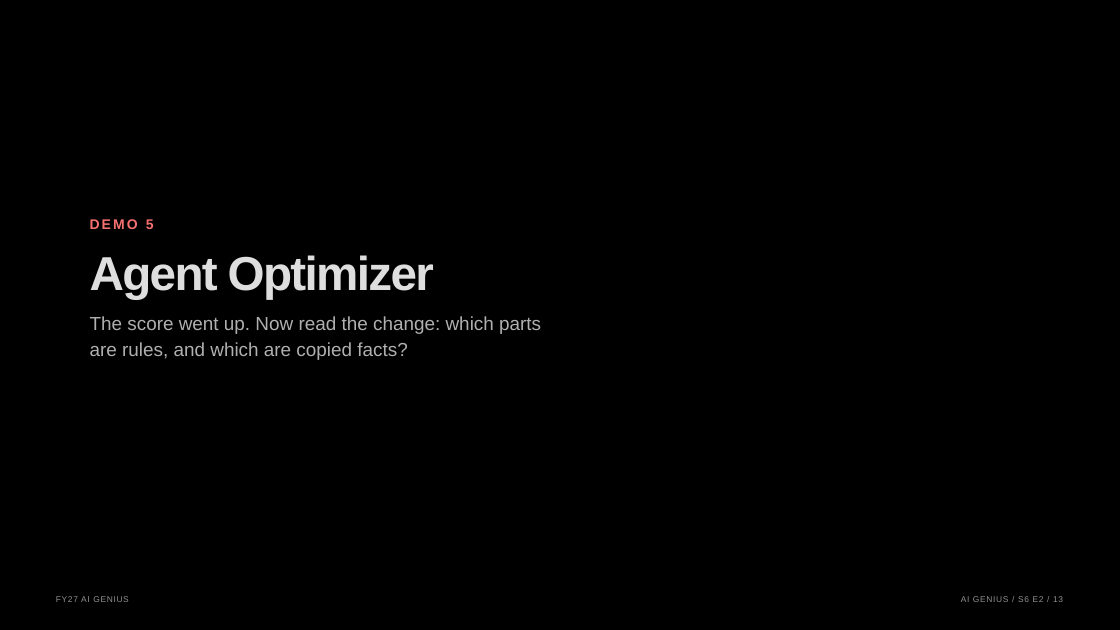
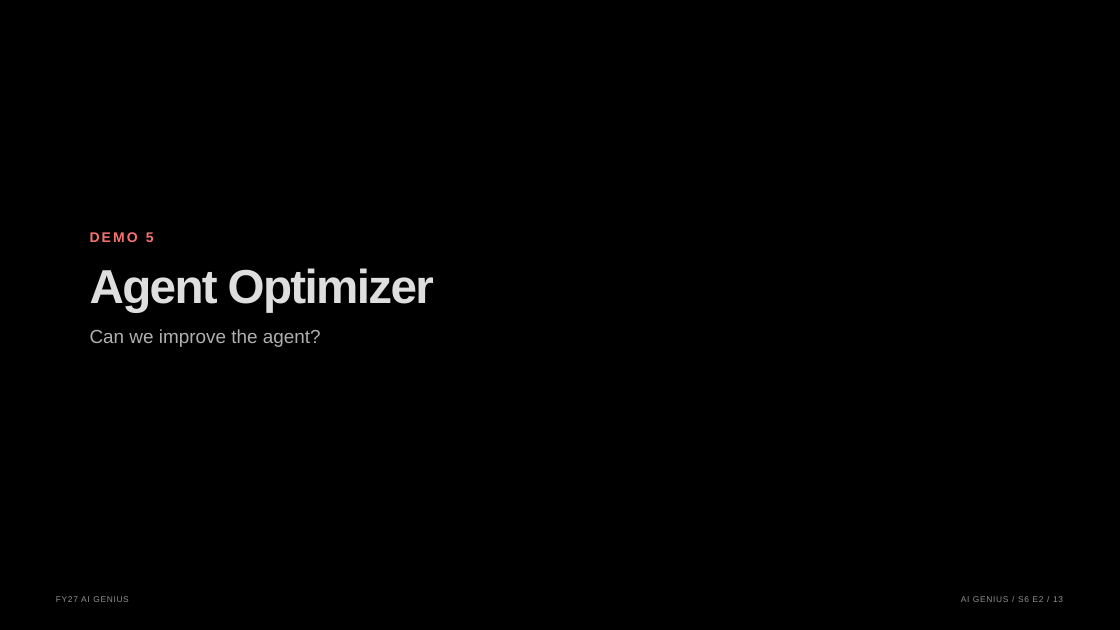
Before and after one commit to graemefoster/FoundryEvalsAndObservability, a slide deck: slide 13 of presentation/presentation.pptx. Drawn at 1120x630 pixels with LibreOffice and Linux fonts; fonts in the diff are those of the drawing; background and template pictures are left out. Boxes give left, top, right and bottom in pixels: in the first picture for what was removed or moved away, otherwise in the second. Text is boxed around its words. In the diff, an @@ line names an element or a change of style, - is before the commit and + after.

```diff
--- a/presentation/presentation.pptx
+++ b/presentation/presentation.pptx
@@ text "DEMO 5": place and size @@
-text "DEMO 5" at (90, 219, 154, 229)
+text "DEMO 5" at (90, 232, 154, 242)
@@ text "Agent Optimizer": place and size @@
-text "Agent Optimizer" at (90, 255, 434, 299)
+text "Agent Optimizer" at (90, 268, 434, 312)
@@ text removed at (90, 316, 541, 334) @@
-The score went up. Now read the change: which parts
@@ text added at (90, 329, 321, 347), 16.2 pt, text #B0B0B0 @@
+Can we improve the agent?
@@ text removed at (90, 342, 407, 360) @@
-are rules, and which are copied facts?
```
Also in this commit, not shown: 16 other slides changed, 8 slides added, 2 slides removed, 36 other files.
